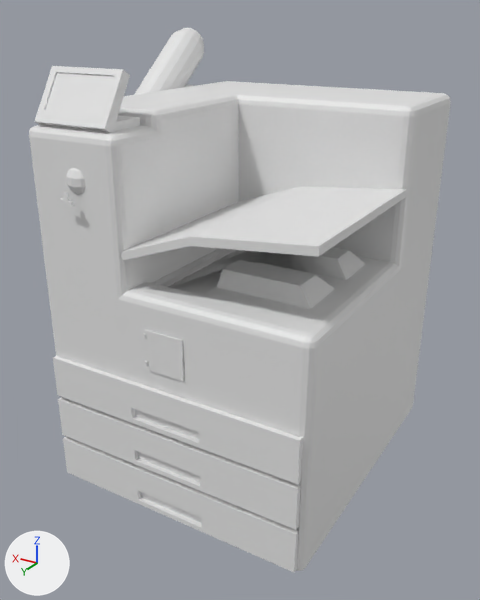
Renders of the FBX model GDT_Q3-4/Assets/PersonalModels/office_printer.fbx from each side of a commit.
Camera for both pictures: a camera (50 mm lens) standing at (0.473, -0.376, 1.997) and looking at (1.228, -1.634, 1.368). The axes (+X, +Y, +Z) are drawn at lower left. The lights are the same throughout. The picture after the commit comes second. Where no turn or scale is listed for an object, it has been applied to the vertices. Vertices at exactly the same position are counted once.

Names of what the first picture shows: 'Cylinder.007', 'ExhaustPipe-1', 'Gasoline-Door', 'PaperTray', 'PipeTray-1', 'PipeTray-2', 'PipeTray-3', 'Printer-Body', 'Printer-Screen' and 2 more.
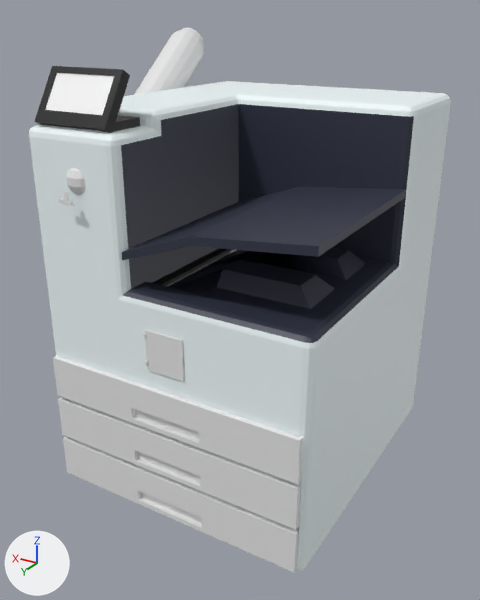
Location of each change, (x1, y1, x2, y2) in pixels of the pictures (480 x 600 px):
'Printer-Body', recoloured
    both: (29, 81, 451, 571)
'PaperTray', recoloured (white to dark blue)
    both: (122, 187, 406, 260)
'Cylinder.007', recoloured (white to black)
    both: (153, 248, 233, 286)
part 1 of me_cube, recoloured (darker)
    both: (185, 104, 404, 343)
part 2 of me_cube, recoloured (white to dark blue)
    both: (123, 248, 262, 311)
part 3 of me_cube, recoloured (darker)
    both: (390, 116, 414, 266)
part 4 of me_cube, recoloured (white to dark blue)
    both: (121, 104, 239, 289)
part 5 of me_cube, recoloured (white to black)
    both: (108, 115, 140, 133)
part 6 of me_cube_002, recoloured (white to black)
    both: (34, 110, 110, 133)
part 7 of me_cube_002, recoloured (white to black)
    both: (102, 70, 130, 133)
part 8 of me_cube_002, recoloured (white to black)
    both: (53, 66, 123, 76)
part 9 of me_cube_002, recoloured (white to black)
    both: (35, 66, 57, 120)
part 10 of me_cube_002, recoloured
    both: (45, 73, 114, 115)

Edits to the bpy script that builds the scene:
```text
Change mat_material:
    mat_material.base_color: (0.8, 0.8, 0.8) -> (0.9, 0.987, 1.0)  # white #e7e7e7 -> white #f3feff
Add mat_material_004:
    mat_material_004 = principled_material('Material.004')
    mat_material_004.base_color = (1.0, 1.0, 1.0)  # white #ffffff
Add mat_material_003:
    mat_material_003 = principled_material('Material.003')
    mat_material_003.base_color = (0.0, 0.0, 0.0)  # black #000000
Add mat_material_001:
    mat_material_001 = principled_material('Material.001')
    mat_material_001.base_color = (0.0331, 0.0395, 0.0648)  # dark blue #333848
    mat_material_001.metallic = 0.0935
    mat_material_001.roughness = 0.491
Add mat_material_002:
    mat_material_002 = principled_material('Material.002')
    mat_material_002.base_color = (0.0, 0.0, 0.0)  # black #000000
Change me_cylinder_003:
    where me_cylinder_003.from_pydata(...)  # 14 vertices, 9 faces; spans x -0.97..0.97, y -0.9..1.0, z -1.0..1.0
    add me_cylinder_003.materials.append(mat_material_002)  # black #000000
Change me_cube_014:
    where me_cube_014.from_pydata(...)  # 12 vertices, 7 faces; spans x -0.164..0.25, y -0.267..0.171, z -0.074..0.026
    remove me_cube_014.materials.append(mat_material)  # white #e7e7e7
    add me_cube_014.materials.append(mat_material_001)  # dark blue #333848
Change me_cube_002:
    where me_cube_002.from_pydata(...)  # 16 vertices, 14 faces; spans x -0.09..0.09, y -0.008..0.073, z -0.019..0.092
    used by ob_printer_screen; location = (1.415, -1.387, 1.811)
    me_cube_002 part 6: all 4 faces centred in x 0.0, y 0.023..0.066, z -0.013..0.031 switch from no material to mat_material_003 (black #000000)
    me_cube_002 part 7: all 3 faces centred in x -0.09..-0.075, y 0.032..0.04, z 0.037..0.048 switch from no material to mat_material_003 (black #000000)
    me_cube_002 part 8: all 3 faces centred in x 0.0, y 0.001..0.016, z 0.081..0.087 switch from no material to mat_material_003 (black #000000)
    me_cube_002 part 9: all 3 faces centred in x 0.075..0.09, y 0.032..0.04, z 0.037..0.048 switch from no material to mat_material_003 (black #000000)
    me_cube_002 part 10: the 1 face centred in x 0.0, y 0.036, z 0.047 switches from no material to mat_material_004 (white #ffffff)
    add me_cube_002.materials.append(mat_material_004)  # white #ffffff
Change me_cube:
    where me_cube.from_pydata(...)  # 289 vertices, 269 faces; spans x -0.37..0.274, y -0.197..0.544, z -0.596..0.264
    used by ob_printer_body; location = (1.255, -1.85, 1.561)
    me_cube part 1: 40 of the faces centred in x -0.364..-0.151, y 0.105..0.537, z -0.08..0.019 switch from mat_material (white #e7e7e7) to mat_material_001 (dark blue #333848)
    me_cube part 2: 15 of the faces centred in x -0.064..0.043, y 0.125..0.537, z -0.09..-0.071 switch from mat_material (white #e7e7e7) to mat_material_001 (dark blue #333848)
    me_cube part 3: 2 of the faces centred in x -0.364..-0.356, y 0.099..0.104, z 0.084..0.086 switch from mat_material (white #e7e7e7) to mat_material_001 (dark blue #333848)
    me_cube part 4: 1 of the faces centred in x 0.043, y 0.335, z 0.038 switch from mat_material (white #e7e7e7) to mat_material_001 (dark blue #333848)
    me_cube part 5: all 4 faces centred in x 0.073..0.249, y 0.429..0.476, z 0.242..0.251 switch from mat_material (white #e7e7e7) to mat_material_003 (black #000000)
```
